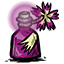
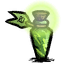
Layered file, before and after one edit (64 × 64). Changes by layer:
hid "ghostly_elixirs_revive_swap-3", painted on it over [6, 0, 59, 39]
hid "ghostly_elixirs_comp-8", painted on it over [5, 1, 59, 63]
showed "ghostly_elixirs_speed_swap-3", painted on it over [8, 0, 61, 40]
showed "图层 1", painted on it over [5, 7, 61, 64]
